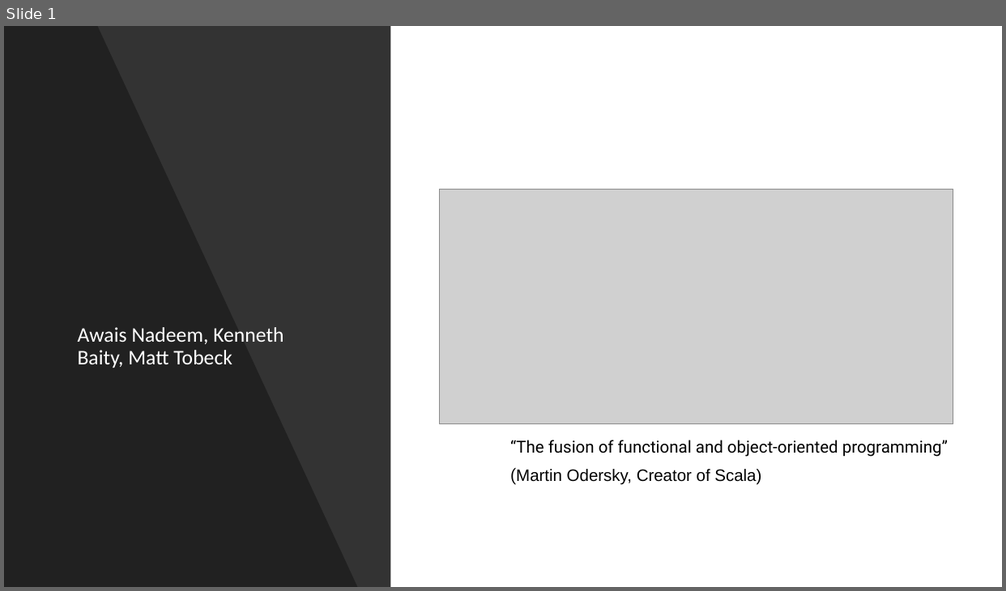
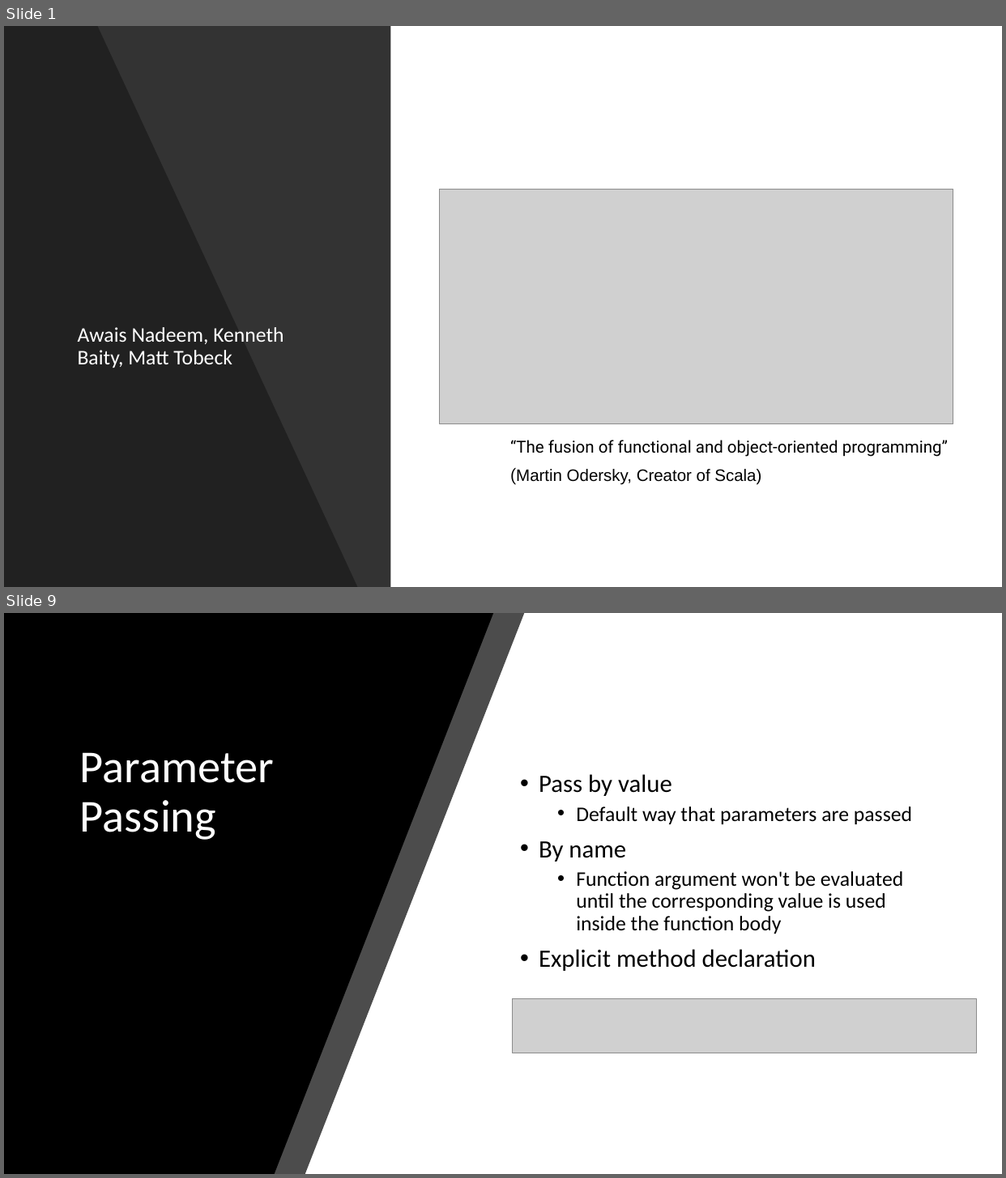
Before and after one commit to anadeem2/IT327ScalaProject, a slide deck: ScalaPresentation.pptx. Shown one above the other, each under a label of ours: slide 1 before the commit, slides 1 and 9 after it; the slides between them are not shown. The pictures are 1006x591 and 1006x1178 pixels, drawn with LibreOffice and Linux fonts; fonts in the diff are those of the drawing; grey boxes stand for pictures. Boxes give left, top, right and bottom in pixels: in the first picture for what was removed or moved away, otherwise in the second. Text is boxed around its words. In the diff, an @@ line names an element or a change of style, - is before the commit and + after.

```diff
--- a/ScalaPresentation.pptx
+++ b/ScalaPresentation.pptx
@@ slide 9 added at <box>4,613,1002,1174</box>, background #FFFFFF @@
@@ freeform shape added at <box>4,613,524,1174</box>, fill #000000 at 70% opacity @@
@@ freeform shape added at <box>4,613,493,1174</box>, fill #000000 @@
@@ title added at <box>80,752,274,840</box>, 44 pt, text #FFFFFF @@
+Parameter Passing
@@ text added at <box>539,774,912,971</box>, 20 pt, text #000000 @@
+• Pass by value
+  • Default way that parameters are passed
+• By name
+  • Function argument won't be evaluated until the corresponding value is used inside the function body
+• Explicit method declaration
@@ picture added at <box>513,999,978,1053</box> @@
```
Also in this commit, not shown: 3 slides changed, 11 other slides added, 6 slides removed, 28 other files.
